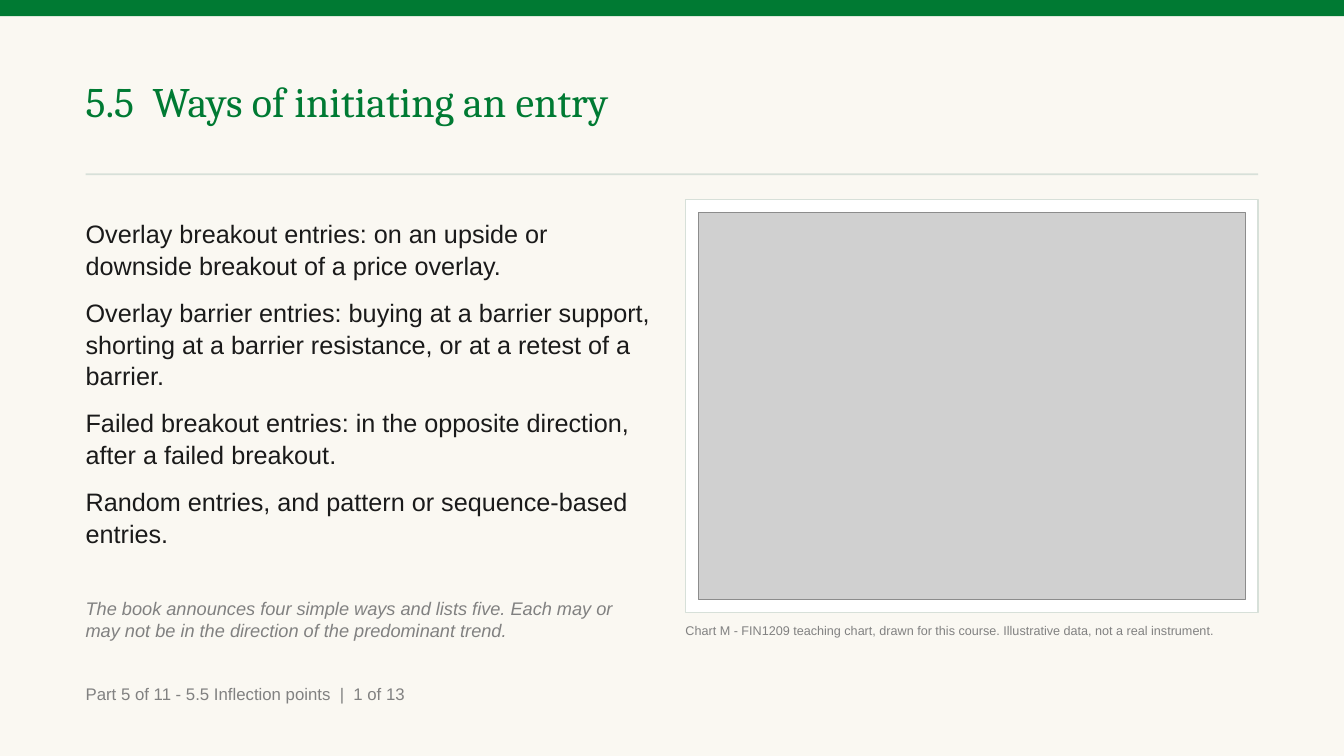
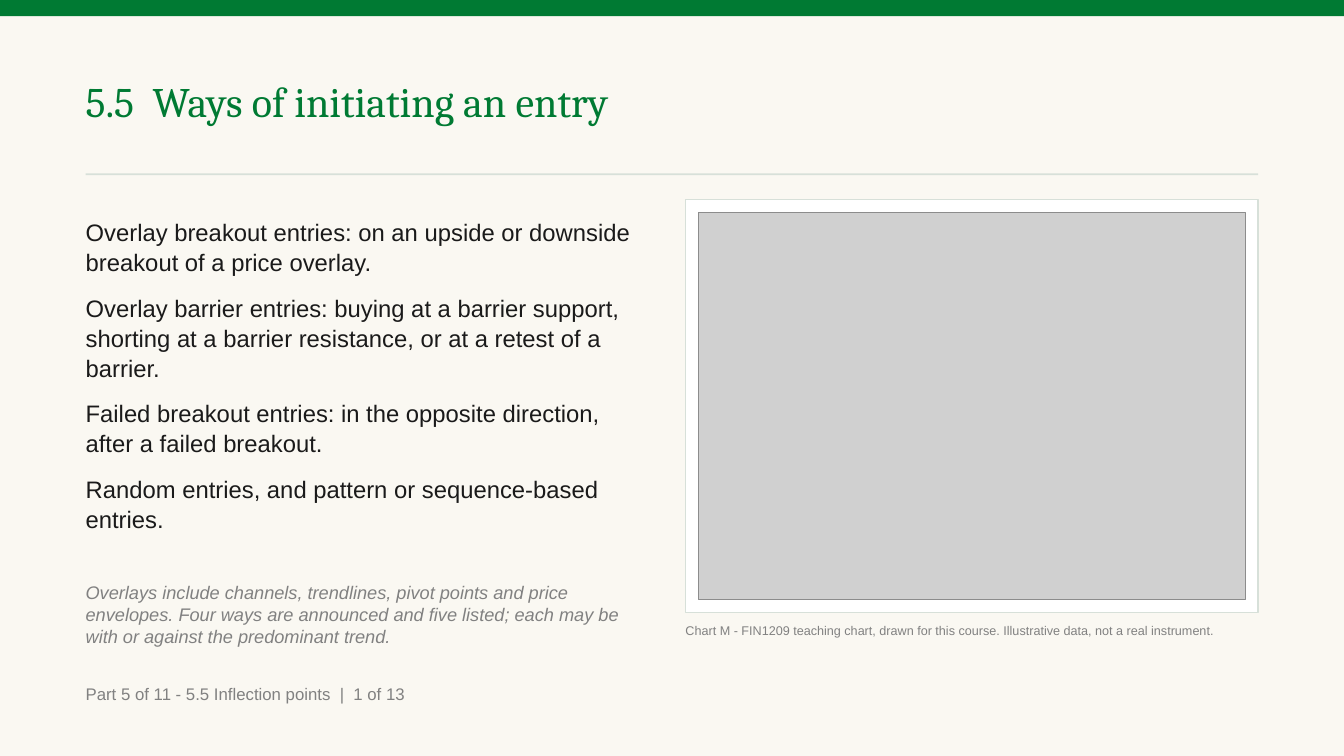
Before and after one commit to benjiesotelo-sudo/Telos_FIN1209, a slide deck: slide 82 of chapter-05/FIN1209-Chapter-05.pptx (slide 76 before the commit). Drawn at 1344x756 pixels with LibreOffice and Linux fonts; fonts in the diff are those of the drawing; grey boxes stand for pictures. Boxes give left, top, right and bottom in pixels: in the first picture for what was removed or moved away, otherwise in the second. Text is boxed around its words. In the diff, an @@ line names an element or a change of style, - is before the commit and + after.

Commit message:
Recall breakout by chapter before Chapter 5 widens it
The instructor read the breakout slide in 5.1 as contradicting Chapters 2
and 4, which had used the word only of price leaving a range. No chapter and
not the book ever defines it. Four slides now stand where one did: the
recall, by chapter, on Chapter 4's own PHP 40 to PHP 44 range; what Chapter
5 adds, a breakout through any level; the book's Figure 5.8; and the three
levels on price bars, with the stretch under the top read as a consolidation
at a higher degree. The slide says that join is ours.

Every term Chapters 1 to 4 mark, and every word they taught by use, was then
checked against this deck. Each recall names its chapter on the slide and no
longer only in the cue, because the deck is studied from a PDF with no cues.
Convergence, penetration, the consolidation phase and the filters say how
this chapter's use differs. chapter-05/README.md has the table and
TEMPLATE.md the rule.

Figures 5.7 and 5.9 get a companion chart on price bars, and the bar
stochastic gets a measured bar so Figure 5.18 can sit beside the
characteristic it draws. Six charts, AD to AI, on existing chartkit forms,
so no earlier chapter is rebuilt. The deck is 147 slides and 260 minutes at
the calibrated rate, and no pair slide is set below 17 point.

```diff
--- a/chapter-05/FIN1209-Chapter-05.pptx
+++ b/chapter-05/FIN1209-Chapter-05.pptx
@@ text "Overlay breakout entries: on an ..." at [86, 223, 630, 529]: size 18 to 17 pt @@
@@ text at [86, 586, 618, 647]: text changed @@
-The book announces four simple ways and lists five. Each may or may not be in the direction of the predominant trend.
+Overlays include channels, trendlines, pivot points and price envelopes. Four ways are announced and five listed; each may be with or against the predominant trend.
```
Also in this commit, not shown: 54 other slides changed, 6 slides added, 6 other files.
